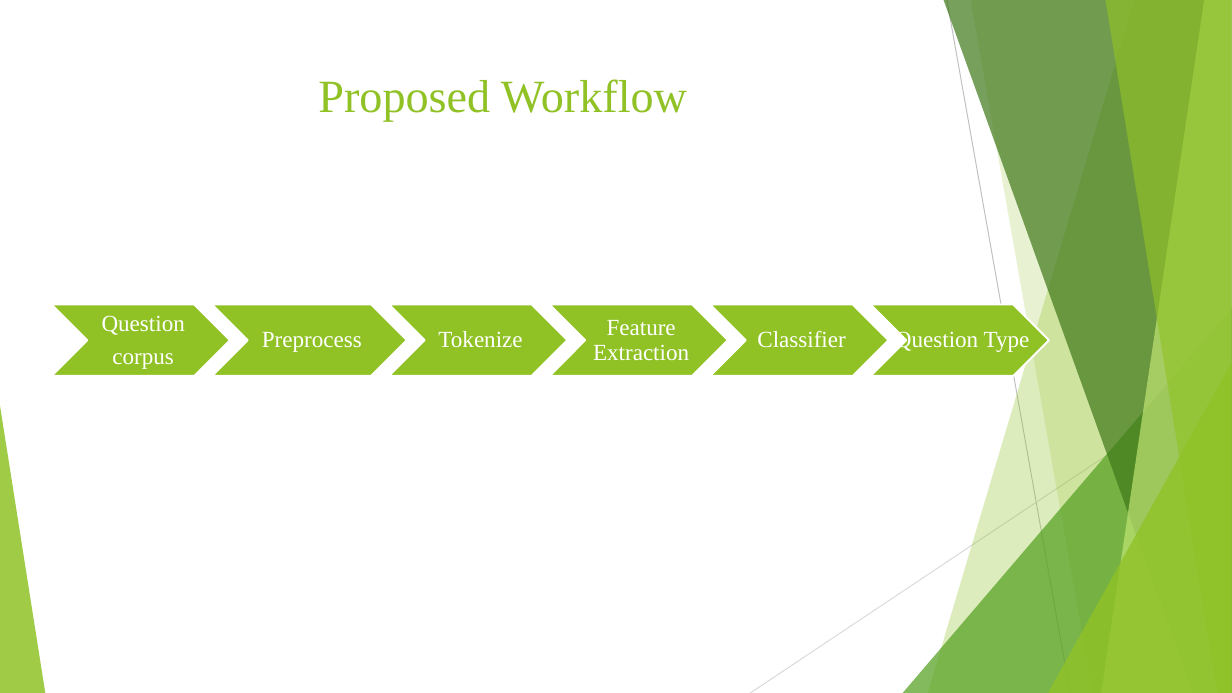
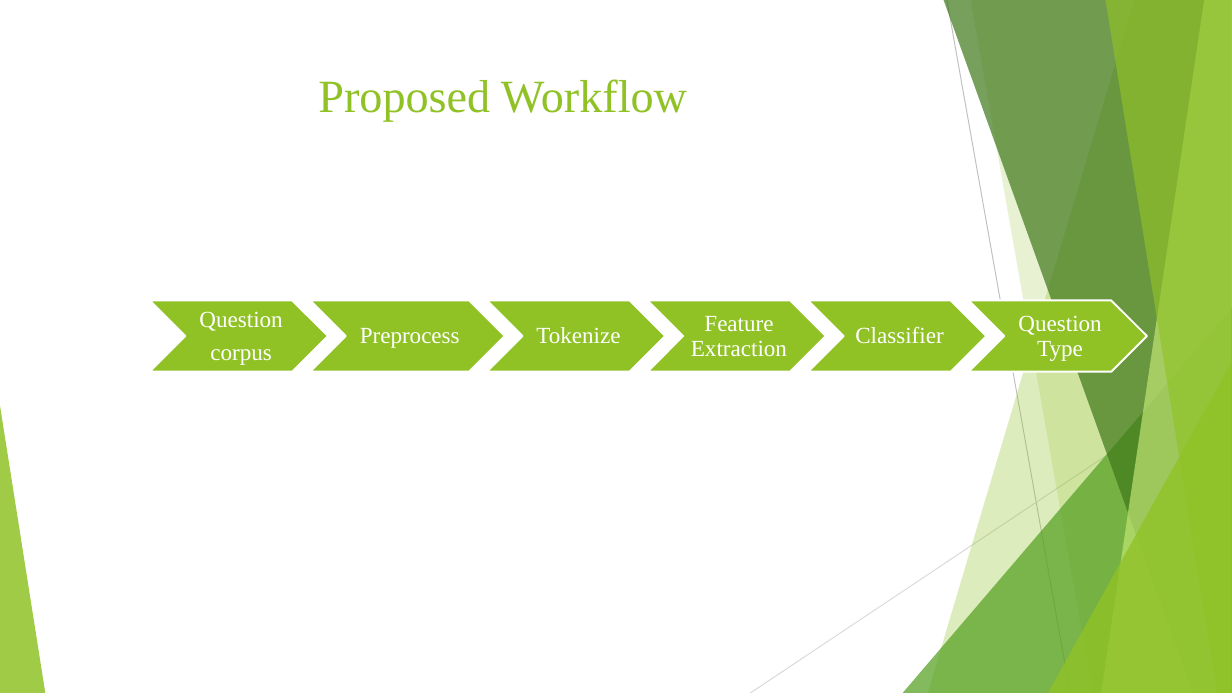
Before and after one commit to aishwaryasoni1991/Question_Type_Classification, a slide deck: slide 8 of Project Deck.pptx (slide 15 before the commit). Drawn at 1232x693 pixels with LibreOffice and Linux fonts; fonts in the diff are those of the drawing. Boxes give left, top, right and bottom in pixels: in the first picture for what was removed or moved away, otherwise in the second. Text is boxed around its words. In the diff, an @@ line names an element or a change of style, - is before the commit and + after.

```diff
--- a/Project Deck.pptx
+++ b/Project Deck.pptx
@@ chevron: place and size @@
-chevron at [213, 305, 408, 376]
+chevron at [150, 300, 328, 372]
@@ text "Question": place and size @@
-text "Question" at [102, 315, 185, 369]
+text "Question" at [199, 311, 282, 365]
@@ chevron: place and size @@
-chevron at [389, 305, 567, 376]
+chevron at [311, 300, 506, 372]
@@ text "Preprocess": place and size @@
-text "Preprocess" at [262, 332, 362, 352]
+text "Preprocess" at [360, 328, 460, 348]
@@ chevron: place and size @@
-chevron at [550, 305, 728, 376]
+chevron at [487, 300, 665, 372]
@@ text "Tokenize": place and size @@
-text "Tokenize" at [438, 331, 522, 348]
+text "Tokenize" at [536, 327, 620, 344]
@@ chevron: place and size @@
-chevron at [710, 305, 888, 376]
+chevron at [648, 300, 826, 372]
@@ text "Feature Extraction": place and size @@
-text "Feature Extraction" at [593, 320, 689, 361]
+text "Feature Extraction" at [691, 316, 787, 357]
@@ chevron: place and size @@
-chevron at [871, 305, 1049, 376]
+chevron at [808, 300, 986, 372]
@@ text "Classifier": place and size @@
-text "Classifier" at [757, 330, 845, 348]
+text "Classifier" at [855, 326, 943, 344]
@@ chevron: place and size @@
-chevron at [52, 305, 230, 376]
+chevron at [969, 300, 1147, 372]
@@ text "Question Type" rewrapped from [895, 329, 1030, 353] to [1018, 315, 1101, 361] @@
```
Also in this commit, not shown: 30 other slides changed, 9 slides added, 12 slides removed, 9 other files.
